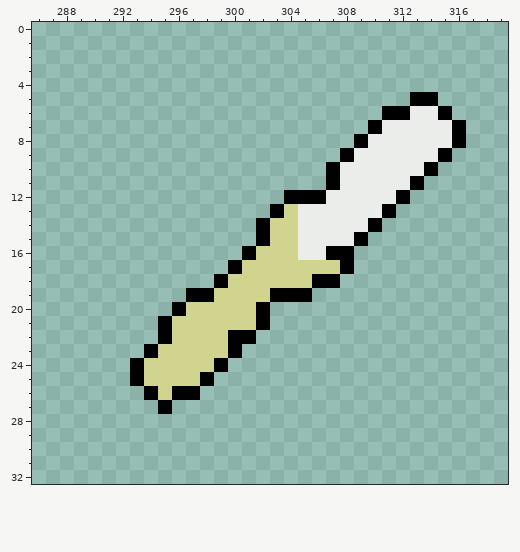
Edited in one commit: pixel-art file (tiles/resources.ase). Above is the file before it was changed.
320x128 pixels, 1 frame. Colours within 5 levels of each other are drawn and written as one. Shown: x 286..319, y 0..32. The commit also changed other parts of the picture, which this record leaves out.
The result:
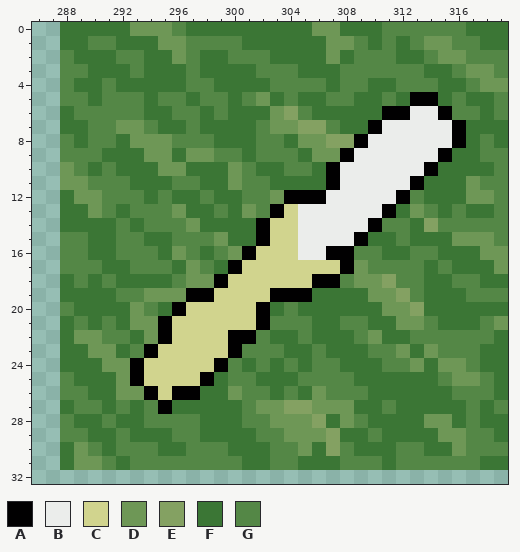
Palette (. is transparent): A #010001  B #ebedeb  C #d1d48e  D #6e9756  E #84a162  F #3b7635  G #548746
What changed:
layer "terrain-ground" now shown
Layer "terrain-ground":
y 0: x 288..319 ................................ -> FFFFFDDDGFFFFFFFFFDDFFFGGGGGGFFF
y 1: x 288..319 ................................ -> FFGGFFFDDGGGGFFFFFFDDGFGFGDDGGFF
y 2: x 288..319 ................................ -> GFFFGGFFDGFFGGGFFFFDFGGGFFGDDGGG
y 3: x 288..319 ................................ -> GGFFFGFFFGFFFFGGGFFFGGGGGGFFGDDG
y 4: x 288..319 ................................ -> GFFGFFFFFGGFFFFGGGGFGGFFGGGFFGDD
y 5: x 288..312 ......................... -> GGFGGGFGGFGGFGDFGFFGGFFGF; x 315..319 ..... -> FGFFG
y 6: x 288..310 ....................... -> FGGGGGFFGGFGFFFDEGFFFFF; x 316..319 .... -> GGFG
y 7: x 288..309 ...................... -> FFGGDDGFFGFFFFGDDEEGFF; x 317..319 ... -> FFF
y 8: x 288..308 ..................... -> GFGGFDDDGGGFFFGGFDDEE; x 317..319 ... -> FGF
y 9: x 288..307 .................... -> GGGFFFDDFDDGGFGGGFDD; x 316..319 .... -> FFGG
y 10: x 288..306 ................... -> DGFGFFFDDFFFDGFFGGF; x 315..319 ..... -> FFFFG
y 11: x 288..306 ................... -> DDGGGFFFGGFFDGGFFFF; x 314..319 ...... -> FFFDGG
y 12: x 288..303 ................ -> FDDGGGFGFFGFFGGD; x 313..319 ....... -> GFFFDDG
y 13: x 288..302 ............... -> FFDGFGGGDFFGFDG; x 312..319 ........ -> FDGFGFFG
y 14: x 288..301 .............. -> FFFFGFGGGDFFFF; x 311..319 ......... -> GGFEGGGGG
y 15: x 288..301 .............. -> GGFFGGFFGGGDFF; x 310..319 .......... -> FFGFFFDDDG
y 16: x 288..300 ............. -> GGFFGGGFDGFGD; x 309..319 ........... -> GGFFGGFFFDD
y 17: x 288..299 ............ -> GGGFFGGGFDGF; x 309..319 ........... -> DGGGGFGFFFD
y 18: x 288..298 ........... -> FGFGFFFFGDD; x 308..319 ............ -> GDDEGGFFGGFF
y 19: x 288..296 ......... -> FFFFGGDDD; x 306..319 .............. -> FFFFDDEGFFFGGG
y 20: x 288..295 ........ -> GFFFFDGF; x 303..319 ................. -> FGFFFFFFDDEFFFFFF
y 21: x 288..294 ....... -> FGFGFDD; x 303..319 ................. -> GGGFFGGFFDDGFFFGD
y 22: x 288..294 ....... -> FDDGGFD; x 302..319 .................. -> GFFGFFFGDFFGGGGGGF
y 23: x 288..293 ...... -> FFDDFG; x 301..319 ................... -> GGGFFGFFFGGDFDGGGFF
y 24: x 288..292 ..... -> FFFDD; x 300..319 .................... -> GFGFGFGGFFFGGDFDDGFF
y 25: x 288..292 ..... -> GFFFD; x 299..319 ..................... -> FGGFFFGGGGFFFFFFGDDGF
y 26: x 288..293 ...... -> GGFFDD; x 298..319 ...................... -> FFDGGFGFDGGGFFFFFFGGGF
y 27: x 288..294 ....... -> FGGFGFG; x 296..319 ........................ -> FFFFFGDDEEDDDFFGFFFFFGFG
y 28: x 288..319 ................................ -> GFFGFFGGGGFFFGGDDDEFDGFFFFDDFGFF
y 29: x 288..319 ................................ -> GGFFGFFFGGFFFFGGDDDEFFGFFFFDDGGF
y 30: x 288..319 ................................ -> FDGFGGGFFGGGFFFGGDFEGFFFGGFFDGGG
y 31: x 288..319 ................................ -> FDDGFGGGGGGGGFFGGFFFGGGFGGGGGGFF
